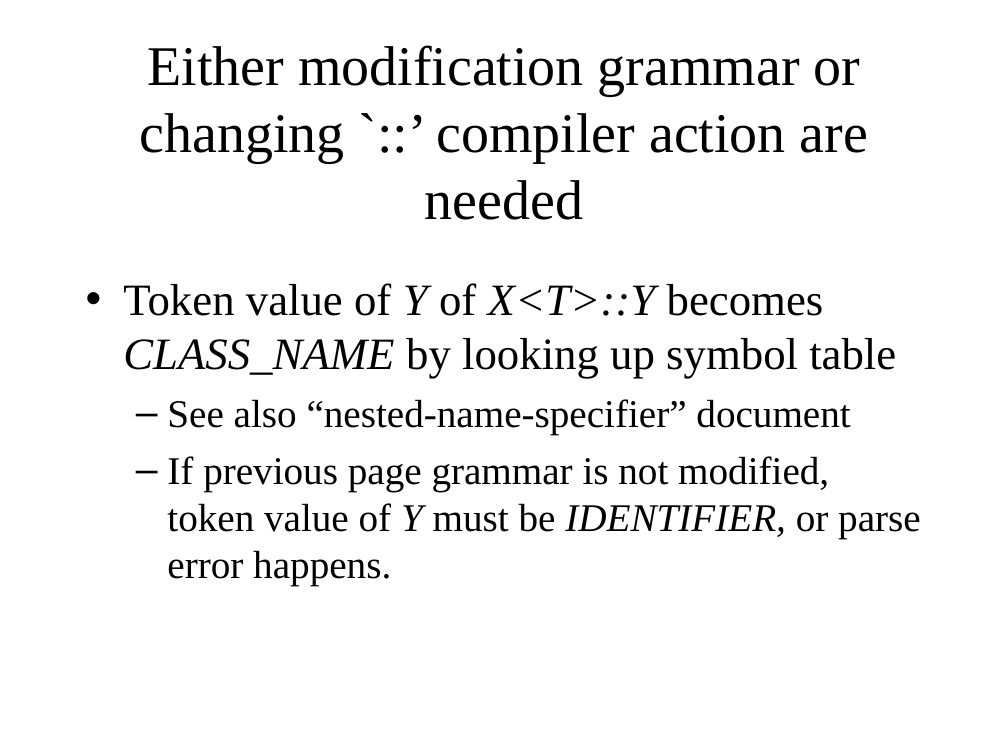
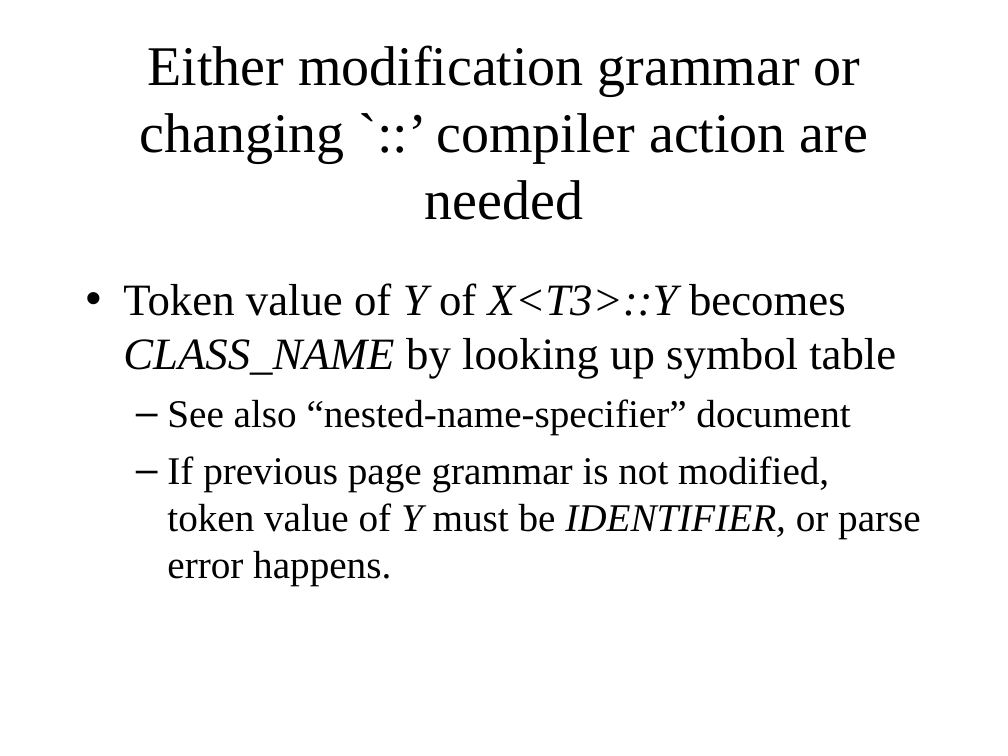
Before and after one commit to KeiHasegawa/cxx_doc, a slide deck: slide 6 of 17_template_typename_e.ppt. Drawn at 1008x756 pixels with LibreOffice and Linux fonts; fonts in the diff are those of the drawing. Boxes give left, top, right and bottom in pixels: in the first picture for what was removed or moved away, otherwise in the second. Text is boxed around its words. In the diff, an @@ line names an element or a change of style, - is before the commit and + after.

```diff
--- a/17_template_typename_e.ppt
+++ b/17_template_typename_e.ppt
@@ text at <box>123,283,896,378</box>: text changed @@
-• Token value of Y of X<T>::Y becomes CLASS_NAME by looking up symbol table
+• Token value of Y of X<T3>::Y becomes CLASS_NAME by looking up symbol table
```
Also in this commit, not shown: 2 other slides changed, 2 other files.
